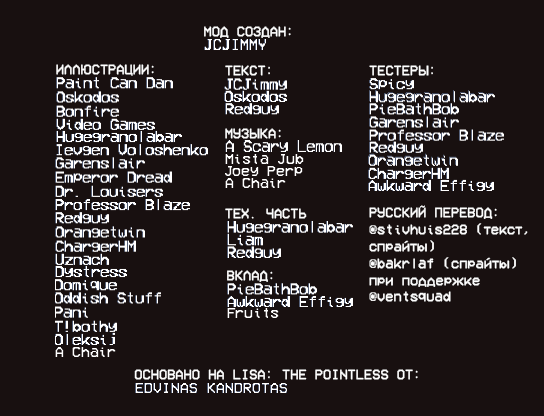
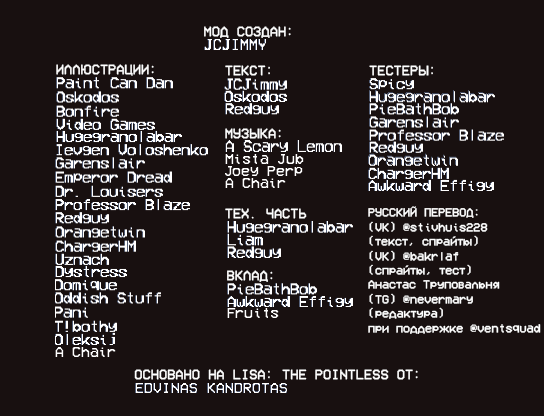
Layered file, before and after one edit (544 × 416). Changes by layer:
renamed "РУССКИЙ ПЕРЕВОД: @stivhuis228 (текст, спрайты) @bakrlaf (спрайт" to "РУССКИЙ ПЕРЕВОД: (VK) @stivhuis228 (текст, спрайты) (VK) @bakrl", painted on it over [368, 205, 541, 334]
